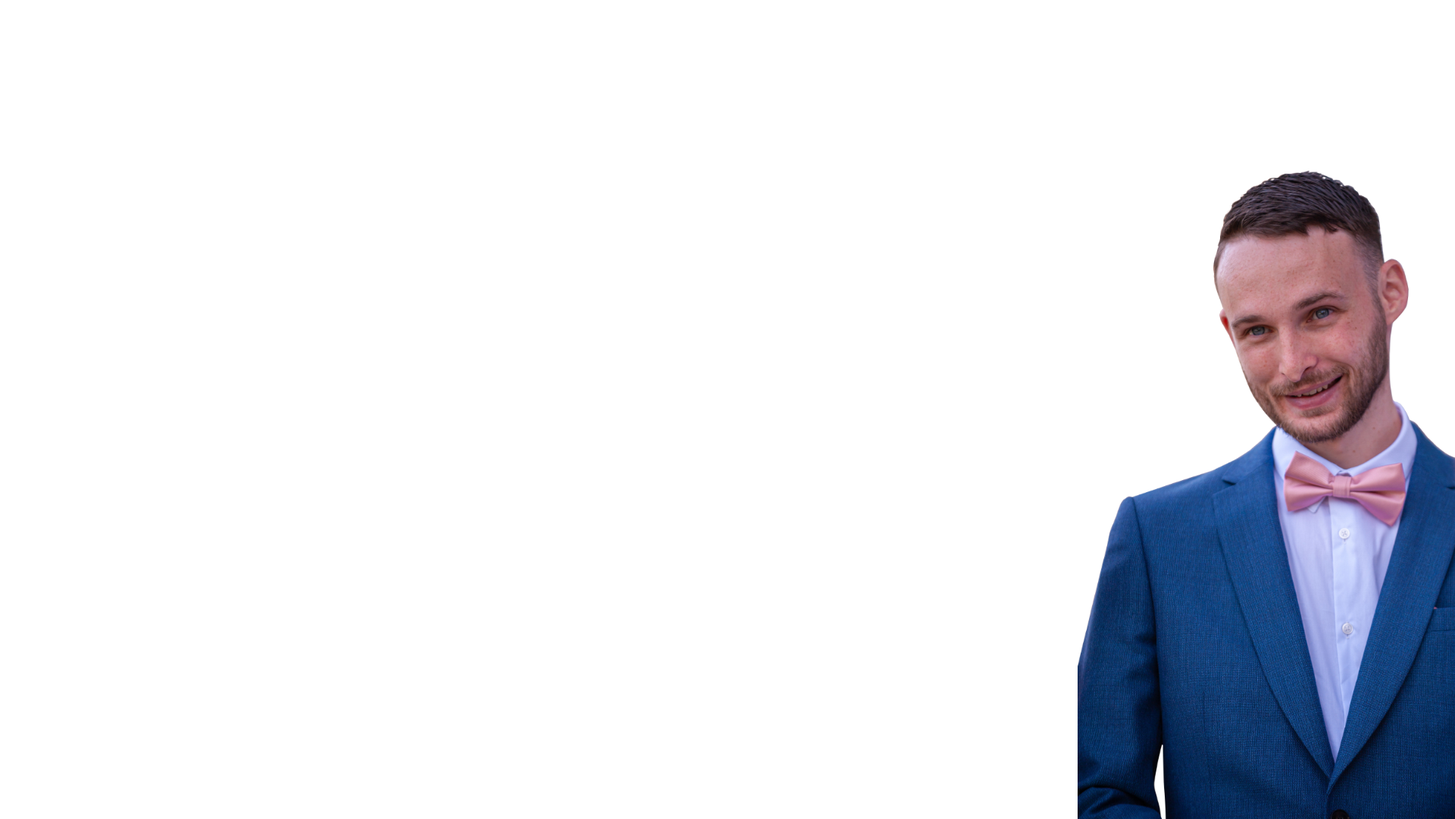
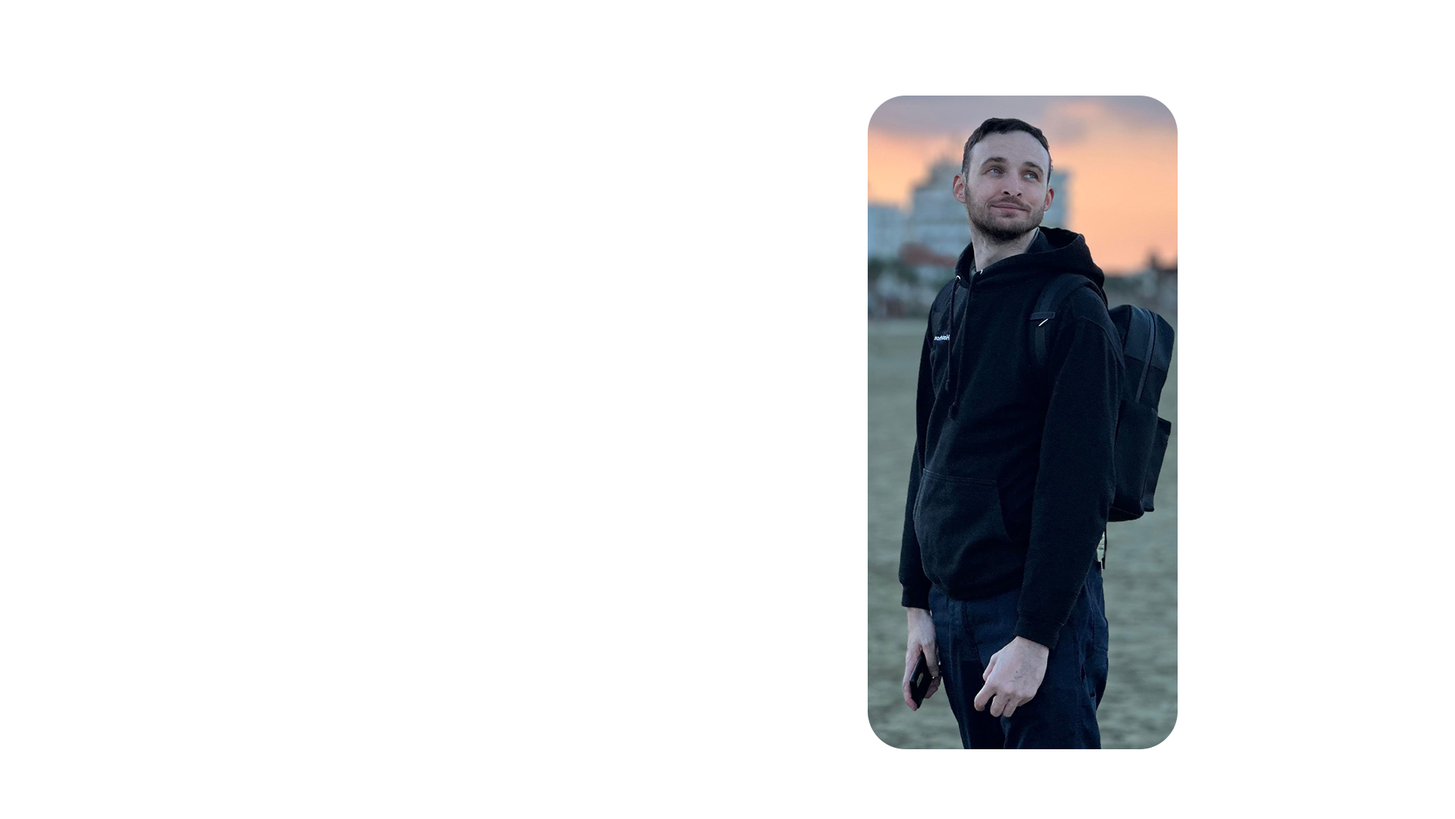
Comparing the layer stacks of the two 1455px x 819px images. Changes:
added layer "heroImage" in group "Plan de travail 1" over [867, 95, 1194, 819]
added layer "Rounded Rectangle 1" in group "Plan de travail 1" over [867, 95, 1178, 749]
hid "Calque 1" over [1077, 170, 1455, 819]
